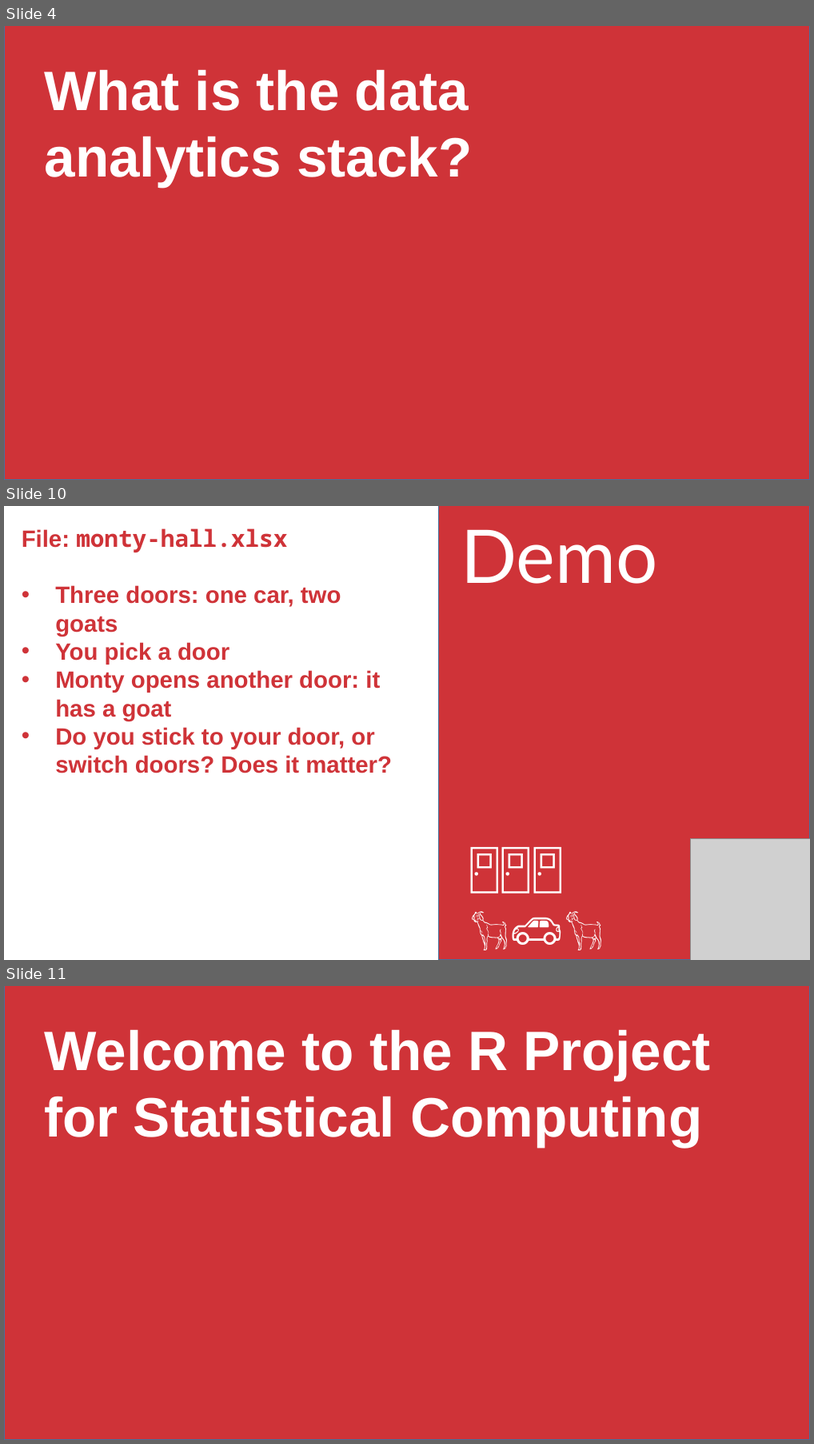
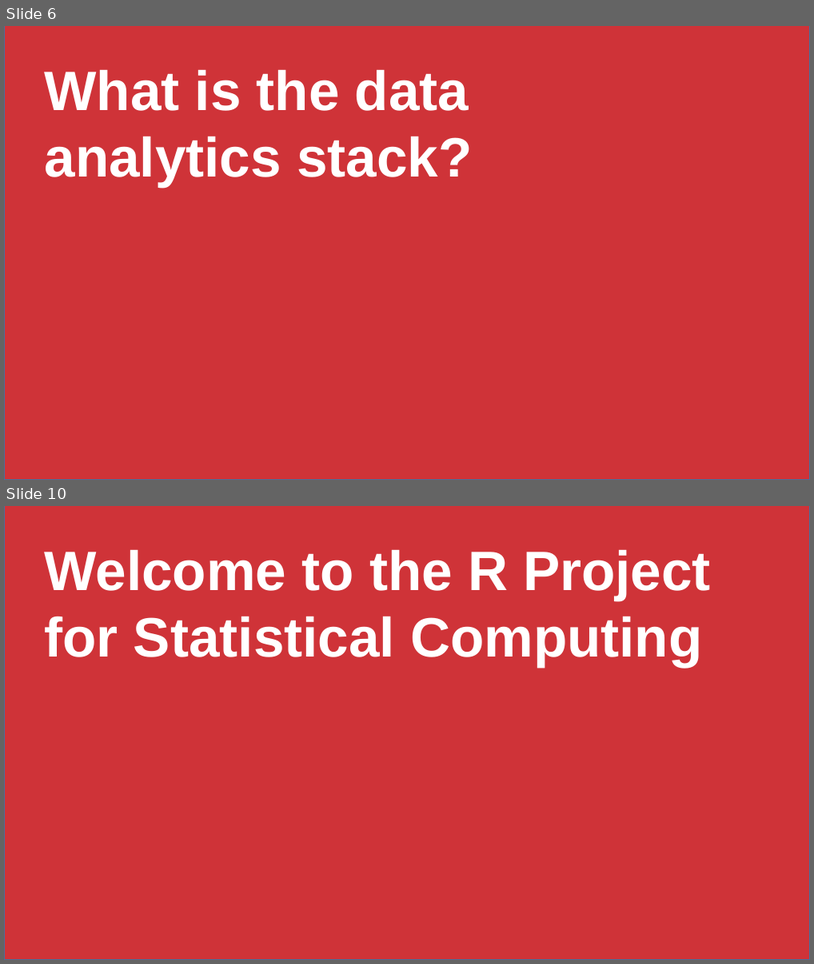
Before and after one commit to stringfestdata/advancing-into-analytics-ps-meetup, a slide deck: advancing-into-analytics-presentation.pptx. Shown one above the other, each under a label of ours: slides 4, 10 and 11 before the commit, slides 6 and 10 after it; the slides between them are not shown. The pictures are 814x1444 and 814x964 pixels, drawn with LibreOffice and Linux fonts; fonts in the diff are those of the drawing; grey boxes stand for pictures. Boxes give left, top, right and bottom in pixels: in the first picture for what was removed or moved away, otherwise in the second. Text is boxed around its words. In the diff, an @@ line names an element or a change of style, - is before the commit and + after.

```diff
--- a/advancing-into-analytics-presentation.pptx
+++ b/advancing-into-analytics-presentation.pptx
@@ slide 10 removed at [4, 506, 810, 960], background #FFFFFF @@
@@ text removed at [22, 528, 392, 773] @@
-File: monty-hall.xlsx
-• Three doors: one car, two goats
-• You pick a door
-• Monty opens another door: it has a goat
-• Do you stick to your door, or switch doors? Does it matter?
@@ rectangle removed at [439, 506, 810, 960] @@
@@ text removed at [461, 529, 658, 584] @@
-Demo
@@ text removed at [463, 832, 736, 960] @@
-🚪🚪🚪
-🐐🚗🐐
@@ picture removed at [691, 839, 810, 960] @@
@@ what was slide 4 is now slide 6 @@
@@ what was slide 11 is now slide 10 @@
```
Also in this commit, not shown: 12 slides changed, 6 slides added, 4 other slides removed, 1 other file.
